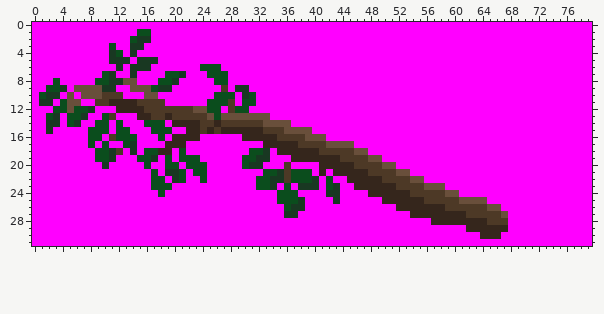
A sprite sheet gets an edit: Resources/breakablebranch.png. The picture above is the old version.
The file is 80x32 pixels.
After the commit:
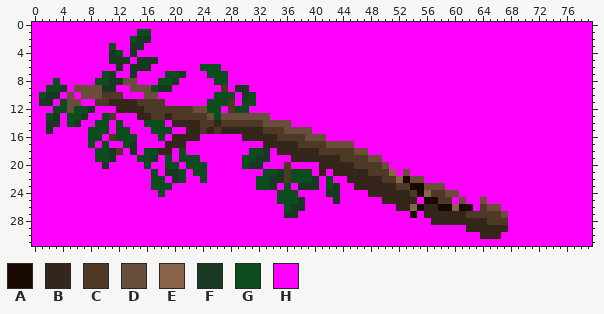
Palette (. is transparent): A #180a01  B #35261c  C #4d3926  D #694f3b  E #896347  F #193822  G #0b4d1d  H #ff00ff
Difference:
@@ x 49..65 @@
 19 DHHHHHHHHHHHHHHHH
-20 CDDHHHHHHHHHHHHHH
-21 CCCDDHHHHHHHHHHHH
-22 BCCCCDDHHHHHHHHHH
-23 BBBCCCCDDDHHHHHHH
-24 BBBBBCCCCCDDHHHHH
-25 HBBBBBBCCCCCDDDDH
-26 HHHBBBBBBBCCCCCCD
-27 HHHHHBBBBBBBBCCCC
+20 CDHHHHHHHHHHHHHHH
+21 CCEHDHHHHHHHHHHHH
+22 BCCEADDHHHHHHHHHH
+23 BBBCCAADDDHHHHHHH
+24 BBBBBCAECCDDHHHHH
+25 HBBBBBHAACCHDHHDH
+26 HHHBBEABBAAEAAHCD
+27 HHHHHAHBBBBBBCCCC
 28 HHHHHHHHBBBBBBBBC
